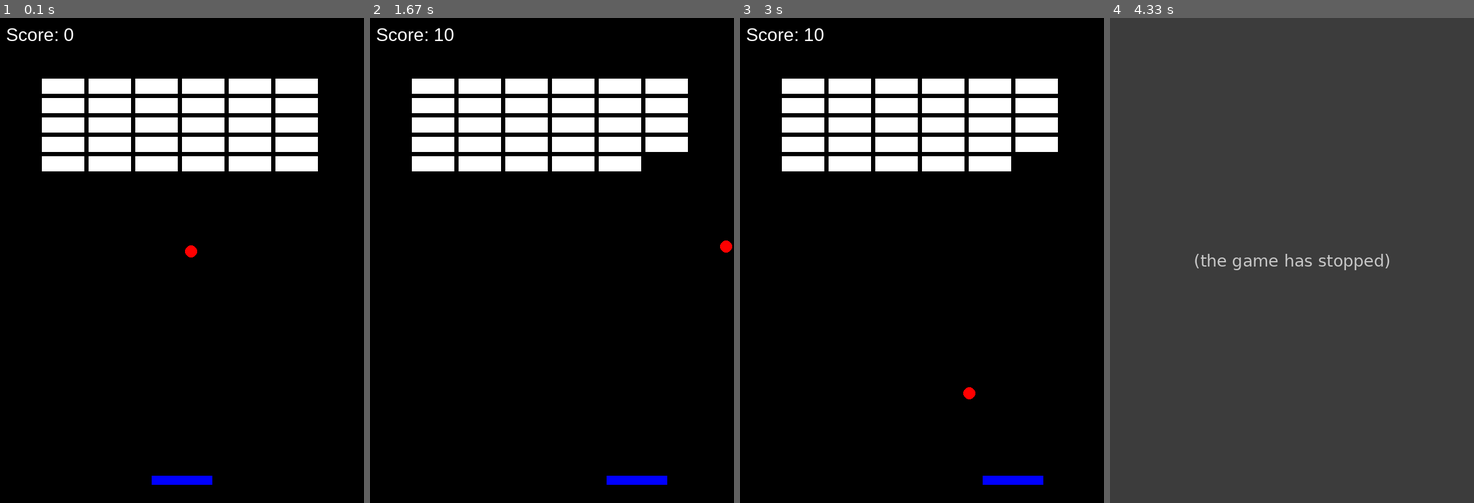
Above: before the commit, frames 1-4 (left to right).
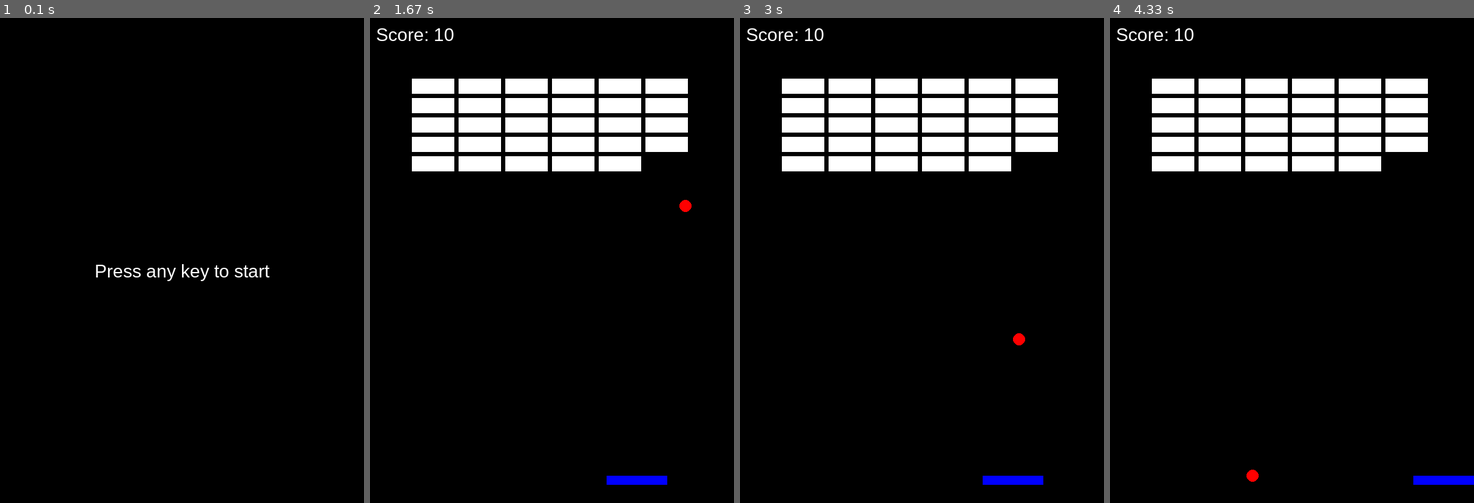
Above: after the commit, the same moments.

Repository: kaytopad/pygameBlock
Game: pygame game, started from BlockBro.py
Same seed, same stepped clock (60 frames per second), same inputs: the game is played once before the commit and once after it.
Inputs:
- Up to frame 1 (0.1 s): no input
- Up to frame 2 (1.67 s): hold Right 0.33-0.8 s; hold Right 0.83-1.3 s; hold Left from 1.33 s (still down)
- Up to frame 3 (3 s): release Left at 1.87 s; hold Left 1.9-2.3 s; hold Right 2.33-2.97 s
- Up to frame 4 (4.33 s): hold Left 3-3.47 s; hold Right 3.5-3.97 s; hold Right from 4 s (still down)

The runs differ from the first frame. In frame 1, 12% of the frame differs, in the area x 1-88%, y 2-97%; in frame 2, 0.1%; in frame 3, 0.1%; in frame 4, 100%, in the area x 0-100%, y 0-100%.
Before the commit the program exited at 4 s; later frames show no game.

Commit message:
Forgger.py追加＆ブロック修正分追加

Diff:
--- a/BlockBro.py
+++ b/BlockBro.py
@@ -13,40 +13,69 @@
 BLUE = (0, 0, 255)
 RED = (255, 0, 0)
 
-# パドルの設定
+# ゲームの設定
 paddle_width = 100
 paddle_height = 15
-paddle_x = (WIDTH - paddle_width) // 2
-paddle_y = HEIGHT - paddle_height - 30  # パドルを少し上げる
-paddle_speed = 10  # パドルの移動速度
+ball_radius = 10
+block_width = 70
+block_height = 25
+block_rows = 5
+block_cols = 6
+block_gap = 7
+block_y_offset = 100
 
-# ボールの設定
-ball_radius = 10
-ball_x = WIDTH // 2
-ball_y = HEIGHT // 2
-ball_speed_x = 5 * random.choice((1, -1))
-ball_speed_y = -5
+font = pygame.font.SysFont("Arial", 30)
 
-# ブロックの設定
-block_width = 70  # ブロックの幅
-block_height = 25  # ブロックの高さ
-block_rows = 5  # 行の数（5行）
-block_cols = 6  # 列の数（6列）
-block_gap = 7  # ブロック間の隙間
-block_y_offset = 100  # スコアの上に隙間を作る
+# 初期スピードの設定
+initial_ball_speed_x = 5
+initial_ball_speed_y = -5
+max_speed_x = initial_ball_speed_x * 1.45  # 初期スピードの1.45倍を上限とする
+max_speed_y = initial_ball_speed_y * 1.45
 
-# 中央揃えのブロック座標計算
-blocks = [(x * (block_width + block_gap) + (WIDTH - (block_cols * (block_width + block_gap))) // 2,
-            block_y_offset + y * (block_height + block_gap))
-          for y in range(block_rows) for x in range(block_cols)]
+def show_start_screen():
+    """スタート画面を表示する関数"""
+    screen.fill(BLACK)
+    title_text = font.render("Press any key to start", True, WHITE)
+    screen.blit(title_text, (WIDTH // 2 - title_text.get_width() // 2, HEIGHT // 2))
+    pygame.display.flip()
 
-# スコアの設定
-score = 0
-font = pygame.font.SysFont("Arial", 30)
+    waiting = True
+    while waiting:
+        for event in pygame.event.get():
+            if event.type == pygame.QUIT:
+                pygame.quit()
+                exit()
+            if event.type == pygame.KEYDOWN:
+                waiting = False
+
+def initialize_game():
+    """ゲームの初期化を行う関数"""
+    global paddle_x, paddle_y, paddle_speed
+    global ball_x, ball_y, ball_speed_x, ball_speed_y
+    global blocks, score
+
+    # パドルの設定
+    paddle_x = (WIDTH - paddle_width) // 2
+    paddle_y = HEIGHT - paddle_height - 30
+    paddle_speed = 10
+
+    # ボールの設定
+    ball_x = WIDTH // 2
+    ball_y = HEIGHT // 2
+    ball_speed_x = initial_ball_speed_x * random.choice((1, -1))
+    ball_speed_y = initial_ball_speed_y
+
+    # ブロックの設定
+    blocks = [(x * (block_width + block_gap) + (WIDTH - (block_cols * (block_width + block_gap))) // 2,
+                block_y_offset + y * (block_height + block_gap))
+              for y in range(block_rows) for x in range(block_cols)]
+
+    # スコアの初期化
+    score = 0
 
 def show_result_screen(score):
     """リザルト画面を表示する関数"""
-    screen.fill(BLACK)  # 背景を黒で塗りつぶし
+    screen.fill(BLACK)
     rank = ""
     if score >= 280:
         rank = "A"
@@ -57,88 +86,104 @@
     else:
         rank = "D"
 
-    # 得点とランクを表示
     score_text = font.render(f"Score: {score}", True, WHITE)
     rank_text = font.render(f"Rank: {rank}", True, WHITE)
-    screen.blit(score_text, (WIDTH // 2 - score_text.get_width() // 2, HEIGHT // 2 - 20))
-    screen.blit(rank_text, (WIDTH // 2 - rank_text.get_width() // 2, HEIGHT // 2 + 20))
+    restart_text = font.render("Press any key to restart", True, WHITE)
+    screen.blit(score_text, (WIDTH // 2 - score_text.get_width() // 2, HEIGHT // 2 - 40))
+    screen.blit(rank_text, (WIDTH // 2 - rank_text.get_width() // 2, HEIGHT // 2))
+    screen.blit(restart_text, (WIDTH // 2 - restart_text.get_width() // 2, HEIGHT // 2 + 40))
 
-    pygame.display.flip()  # 画面を更新
+    pygame.display.flip()
 
-    # リザルト画面を表示して、キーが押されるまで待機
     waiting = True
     while waiting:
         for event in pygame.event.get():
             if event.type == pygame.QUIT:
-                waiting = False
+                pygame.quit()
+                exit()
             if event.type == pygame.KEYDOWN:
                 waiting = False
 
-# メインゲームループ
-running = True
-while running:
-    pygame.time.delay(30)  # フレームレートの制御
+def run_game():
+    """ゲームを実行するメインループ"""
+    global paddle_x, paddle_y, paddle_speed
+    global ball_x, ball_y, ball_speed_x, ball_speed_y
+    global blocks, score
 
-    for event in pygame.event.get():
-        if event.type == pygame.QUIT:
-            running = False
+    initialize_game()
+    running = True
+    while running:
+        pygame.time.delay(30)
+        for event in pygame.event.get():
+            if event.type == pygame.QUIT:
+                running = False
 
-    # キーボード入力によるパドルの移動
-    keys = pygame.key.get_pressed()  # 現在押されているキーを取得
-    if keys[pygame.K_LEFT]:  # 左キーが押されている場合
-        paddle_x -= paddle_speed
-    if keys[pygame.K_RIGHT]:  # 右キーが押されている場合
-        paddle_x += paddle_speed
+        # キー入力処理
+        keys = pygame.key.get_pressed()
+        if keys[pygame.K_LEFT]:
+            paddle_x -= paddle_speed
+        if keys[pygame.K_RIGHT]:
+            paddle_x += paddle_speed
 
-    # パドルの境界を制限
-    if paddle_x < 0:
-        paddle_x = 0
-    elif paddle_x > WIDTH - paddle_width:
-        paddle_x = WIDTH - paddle_width
+        # パドルの移動制限
+        if paddle_x < 0:
+            paddle_x = 0
+        elif paddle_x > WIDTH - paddle_width:
+            paddle_x = WIDTH - paddle_width
 
-    # ボールの移動
-    ball_x += ball_speed_x
-    ball_y += ball_speed_y
+        # ボールの移動
+        ball_x += ball_speed_x
+        ball_y += ball_speed_y
 
-    # ボールの反射処理
-    if ball_x <= 0 or ball_x >= WIDTH:
-        ball_speed_x *= -1  # 左右の壁で反射
-    if ball_y <= 0:
-        ball_speed_y *= -1  # 上の壁で反射
-    if ball_y >= HEIGHT:
-        running = False  # 下の壁に当たったらゲームオーバー
+        # 壁でのボールの反射
+        if ball_x <= 0 or ball_x >= WIDTH:
+            ball_speed_x *= -1
+        if ball_y <= 0:
+            ball_speed_y *= -1
+        if ball_y >= HEIGHT:
+            running = False  # ゲームオーバー
 
-    # ボールとパドルの衝突判定
-    if (paddle_y <= ball_y + ball_radius <= paddle_y + paddle_height) and (paddle_x <= ball_x <= paddle_x + paddle_width):
-        ball_speed_y *= -1  # パドルに当たったら反射
-        paddle_speed *= 1.1  # パドルの速度を10%増加
+        # パドルとの衝突
+        if (paddle_y <= ball_y + ball_radius <= paddle_y + paddle_height) and (paddle_x <= ball_x <= paddle_x + paddle_width):
+            ball_speed_y *= -1
+            paddle_speed *= 1.1
 
-    # ボールとブロックの衝突判定
-    for block in blocks[:]:
-        block_rect = pygame.Rect(block[0], block[1], block_width, block_height)
-        if block_rect.collidepoint(ball_x, ball_y):
-            ball_speed_y *= -1  # ブロックに当たったら反射
-            blocks.remove(block)  # ブロックを削除
-            ball_speed_x *= 1.1  # 当たったらX軸の速度を10%増加
-            ball_speed_y *= 1.1  # 当たったらY軸の速度を10%増加
-            score += 10  # スコアを加算
+        # ブロックとの衝突
+        for block in blocks[:]:
+            block_rect = pygame.Rect(block[0], block[1], block_width, block_height)
+            if block_rect.collidepoint(ball_x, ball_y):
+                # ブロックのどの辺に当たったかを確認して反射を調整
+                if abs(ball_y - block_rect.top) < ball_radius and ball_speed_y > 0:
+                    ball_speed_y *= -1  # 上側で衝突
+                elif abs(ball_y - block_rect.bottom) < ball_radius and ball_speed_y < 0:
+                    ball_speed_y *= -1  # 下側で衝突
+                elif abs(ball_x - block_rect.left) < ball_radius and ball_speed_x > 0:
+                    ball_speed_x *= -1  # 左側で衝突
+                elif abs(ball_x - block_rect.right) < ball_radius and ball_speed_x < 0:
+                    ball_speed_x *= -1  # 右側で衝突
 
-    # 描画処理
-    screen.fill(BLACK)  # 背景の塗りつぶし
-    pygame.draw.rect(screen, BLUE, (paddle_x, paddle_y, paddle_width, paddle_height))  # パドルの描画
-    pygame.draw.circle(screen, RED, (ball_x, ball_y), ball_radius)  # ボールの描画
+                blocks.remove(block)
 
-    # ブロックの描画
-    for block in blocks:
-        pygame.draw.rect(screen, WHITE, (block[0], block[1], block_width, block_height))
+                # スピードの上昇と上限の設定
+                #ball_speed_x = min(ball_speed_x * 1.1, max_speed_x)
+                #ball_speed_y = min(ball_speed_y * 1.1, max_speed_y)
 
-    # スコアの表示
-    score_text = font.render(f"Score: {score}", True, WHITE)
-    screen.blit(score_text, (10, 10))  # スコアを左上に表示
+                score += 10
 
-    pygame.display.flip()  # 画面を更新
+        # 描画処理
+        screen.fill(BLACK)
+        pygame.draw.rect(screen, BLUE, (paddle_x, paddle_y, paddle_width, paddle_height))
+        pygame.draw.circle(screen, RED, (ball_x, ball_y), ball_radius)
 
-# ゲームオーバー後にリザルト画面を表示
-show_result_screen(score)
+        for block in blocks:
+            pygame.draw.rect(screen, WHITE, (block[0], block[1], block_width, block_height))
 
-pygame.quit()
+        score_text = font.render(f"Score: {score}", True, WHITE)
+        screen.blit(score_text, (10, 10))
+        pygame.display.flip()
+
+# メインループ
+while True:
+    show_start_screen()
+    run_game()
+    show_result_screen(score)
--- /dev/null
+++ b/Forgger.py
@@ -0,0 +1,228 @@
+import pygame
+import random
+
+# 初期化
+pygame.init()
+
+# 画面設定
+SCREEN_WIDTH = 800
+SCREEN_HEIGHT = 600
+screen = pygame.display.set_mode((SCREEN_WIDTH, SCREEN_HEIGHT))
+pygame.display.set_caption("Frogger風ゲーム")
+
+# 色の定義
+WHITE = (255, 255, 255)
+GREEN = (0, 255, 0)
+RED = (255, 0, 0)
+BLUE = (0, 0, 255)
+BLACK = (0, 0, 0)
+YELLOW = (255, 255, 0)
+
+# プレイヤー設定
+player_size = 40
+player_x = SCREEN_WIDTH // 2
+player_y = SCREEN_HEIGHT - player_size
+player_speed = 10
+player_lives = 3  # ライフの初期設定
+
+# 障害物設定
+obstacle_width = 60
+obstacle_height = 30
+obstacle_speed = 5
+obstacle_list = []
+
+# アイテム設定
+item_size = 30
+item_list = []
+boost_active = False
+boost_duration = 3000  # ブーストの持続時間（ミリ秒）
+boost_end_time = 0
+invincible_active = False
+invincible_duration = 3000  # 無敵の持続時間（ミリ秒）
+invincible_end_time = 0
+
+# 水エリア設定
+log_width = 100
+log_height = 20
+log_speed = 3
+log_list = []
+
+# スコアとレベル
+score = 0
+level = 1
+
+# タイマー設定
+time_limit = 30000  # 30秒
+start_time = pygame.time.get_ticks()
+
+# ゲームループ用のフラグ
+running = True
+goal_reached = False
+
+# フレームレート設定
+clock = pygame.time.Clock()
+FPS = 30
+
+# フォント設定
+font = pygame.font.Font(None, 36)
+
+# サウンド設定
+#pygame.mixer.init()
+#hit_sound = pygame.mixer.Sound('hit.wav')  # 衝突音
+#goal_sound = pygame.mixer.Sound('goal.wav')  # ゴール音
+#item_sound = pygame.mixer.Sound('item.wav')  # アイテム取得音
+#bgm = pygame.mixer.music.load('bgm.mp3')  # BGM
+#pygame.mixer.music.play(-1)
+
+def create_obstacle():
+    """障害物を画面上部に作成し、ランダムな位置に配置する"""
+    x_pos = random.randint(0, SCREEN_WIDTH - obstacle_width)
+    y_pos = random.choice([-obstacle_height, SCREEN_HEIGHT])
+    direction = random.choice([-1, 1])
+    obstacle_list.append([x_pos, y_pos, direction * obstacle_speed])
+
+def create_log():
+    """水エリアにログを生成する"""
+    x_pos = random.randint(0, SCREEN_WIDTH - log_width)
+    y_pos = random.randint(150, 300)
+    direction = random.choice([-1, 1])
+    log_list.append([x_pos, y_pos, direction * log_speed])
+
+def create_item():
+    """アイテムをランダムに生成"""
+    x_pos = random.randint(0, SCREEN_WIDTH - item_size)
+    y_pos = random.randint(0, SCREEN_HEIGHT - item_size)
+    item_list.append([x_pos, y_pos])
+
+def move_obstacles():
+    """障害物を移動させる"""
+    for obstacle in obstacle_list:
+        obstacle[1] += obstacle[2]
+    obstacle_list[:] = [ob for ob in obstacle_list if 0 <= ob[1] < SCREEN_HEIGHT]
+
+def move_logs():
+    """ログを移動させる"""
+    for log in log_list:
+        log[0] += log[2]
+        if log[0] < -log_width:
+            log[0] = SCREEN_WIDTH
+        elif log[0] > SCREEN_WIDTH:
+            log[0] = -log_width
+
+def check_collision():
+    """プレイヤーと障害物の衝突判定"""
+    if invincible_active:
+        return False
+    for obstacle in obstacle_list:
+        if (player_x < obstacle[0] + obstacle_width and
+            player_x + player_size > obstacle[0] and
+            player_y < obstacle[1] + obstacle_height and
+            player_y + player_size > obstacle[1]):
+            return True
+    return False
+
+def check_item_collision():
+    """プレイヤーとアイテムの衝突判定"""
+    global boost_active, invincible_active, boost_end_time, invincible_end_time
+    for item in item_list:
+        if (player_x < item[0] + item_size and
+            player_x + player_size > item[0] and
+            player_y < item[1] + item_size and
+            player_y + player_size > item[1]):
+            item_list.remove(item)
+            item_sound.play()
+            # 効果をランダムに決定
+            if random.choice([True, False]):
+                boost_active = True
+                boost_end_time = pygame.time.get_ticks() + boost_duration
+            else:
+                invincible_active = True
+                invincible_end_time = pygame.time.get_ticks() + invincible_duration
+
+def update_game_state():
+    """ゲームの状態を更新"""
+    global player_speed, boost_active, invincible_active, score, level, player_lives, goal_reached
+
+    # ブーストの効果
+    if boost_active and pygame.time.get_ticks() > boost_end_time:
+        boost_active = False
+
+    # 無敵の効果
+    if invincible_active and pygame.time.get_ticks() > invincible_end_time:
+        invincible_active = False
+
+    # ゴール判定
+    if player_y <= 0:
+        goal_sound.play()
+        goal_reached = True
+        score += 100 * level
+        level += 1
+
+    # 衝突判定
+    if check_collision():
+        player_lives -= 1
+        hit_sound.play()
+        if player_lives <= 0:
+            running = False
+
+def draw_game():
+    """ゲームの描画"""
+    screen.fill(WHITE)
+    pygame.draw.rect(screen, GREEN, (0, 0, SCREEN_WIDTH, player_size))  # ゴールライン
+    pygame.draw.rect(screen, BLACK, (player_x, player_y, player_size, player_size))  # プレイヤー
+    for obstacle in obstacle_list:
+        pygame.draw.rect(screen, RED, (obstacle[0], obstacle[1], obstacle_width, obstacle_height))
+    for log in log_list:
+        pygame.draw.rect(screen, BLUE, (log[0], log[1], log_width, log_height))
+    for item in item_list:
+        pygame.draw.circle(screen, YELLOW, (item[0] + item_size // 2, item[1] + item_size // 2), item_size // 2)
+    # スコア、レベル、ライフの表示
+    score_text = font.render(f"Score: {score}", True, BLACK)
+    level_text = font.render(f"Level: {level}", True, BLACK)
+    lives_text = font.render(f"Lives: {player_lives}", True, BLACK)
+    screen.blit(score_text, (10, 10))
+    screen.blit(level_text, (10, 50))
+    screen.blit(lives_text, (10, 90))
+    pygame.display.flip()
+
+# ゲームループ
+while running:
+    for event in pygame.event.get():
+        if event.type == pygame.QUIT:
+            running = False
+        elif event.type == pygame.KEYDOWN:
+            if event.key == pygame.K_SPACE and goal_reached:
+                player_y = SCREEN_HEIGHT - player_size
+                goal_reached = False
+                create_obstacle()
+                create_log()
+
+    # プレイヤーの移動
+    keys = pygame.key.get_pressed()
+    if keys[pygame.K_LEFT] and player_x > 0:
+        player_x -= player_speed if not boost_active else player_speed * 2
+    if keys[pygame.K_RIGHT] and player_x < SCREEN_WIDTH - player_size:
+        player_x += player_speed if not boost_active else player_speed * 2
+    if keys[pygame.K_UP] and player_y > 0:
+        player_y -= player_speed if not boost_active else player_speed * 2
+    if keys[pygame.K_DOWN] and player_y < SCREEN_HEIGHT - player_size:
+        player_y += player_speed if not boost_active else player_speed * 2
+
+    # ゲームの状態を更新
+    update_game_state()
+    move_obstacles()
+    move_logs()
+    check_item_collision()
+
+    # ゲームの描画
+    draw_game()
+
+    # タイマーのチェック
+    if pygame.time.get_ticks() - start_time > time_limit:
+        running = False
+
+    # フレームレートの設定
+    clock.tick(FPS)
+
+# ゲーム終了
+pygame.quit()
